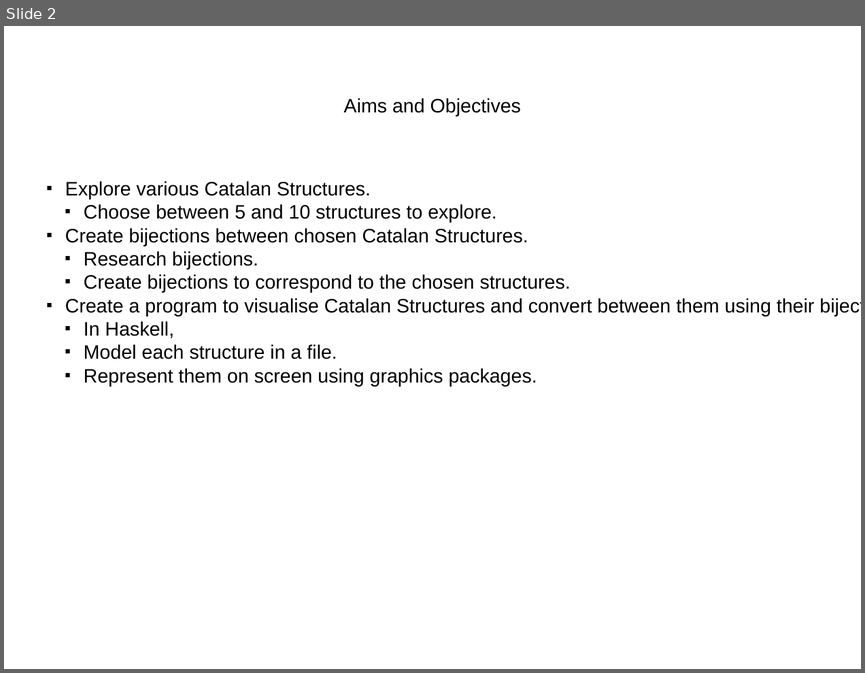
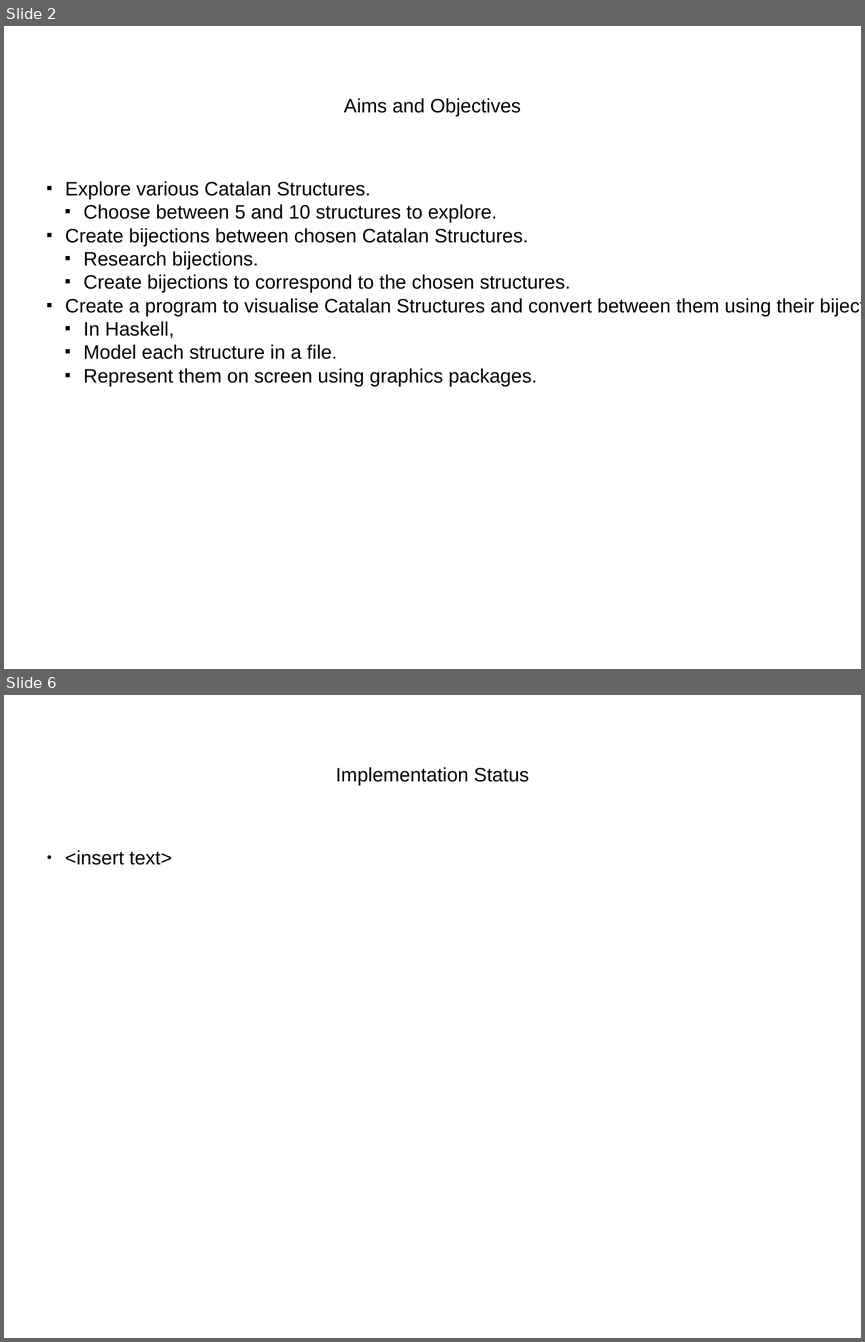
Before and after one commit to patons02/catalan-structures, a slide deck: posterPresentation/posterPresentation.pptx. Shown one above the other, each under a label of ours: slide 2 before the commit, slides 2 and 6 after it; the slides between them are not shown. The pictures are 865x673 and 865x1342 pixels, drawn with LibreOffice and Linux fonts; fonts in the diff are those of the drawing. Boxes give left, top, right and bottom in pixels: in the first picture for what was removed or moved away, otherwise in the second. Text is boxed around its words. In the diff, an @@ line names an element or a change of style, - is before the commit and + after.

```diff
--- a/posterPresentation/posterPresentation.pptx
+++ b/posterPresentation/posterPresentation.pptx
@@ slide 6 added at box(4, 695, 861, 1338), background #FFFFFF @@
@@ text added at box(336, 767, 529, 785), 18 pt, text #000000 @@
+Implementation Status
@@ text added at box(65, 850, 172, 865), 18 pt, text #000000 @@
+● <insert text>
```
Also in this commit, not shown: 7 other slides added.
